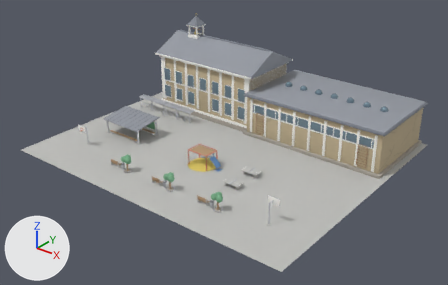
The glTF model models/th42_schulhof.glb, before and after one commit.
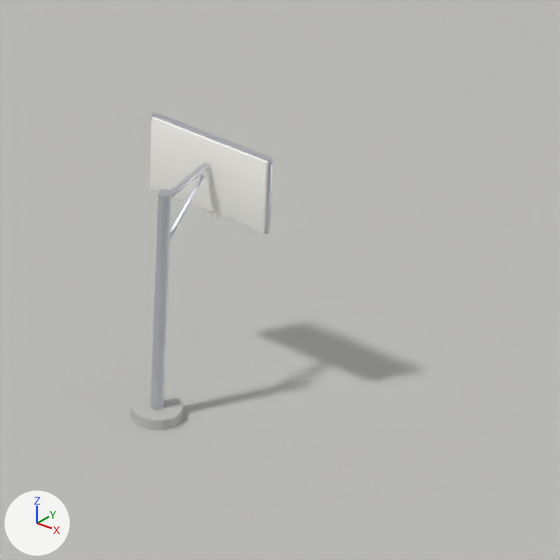
The first picture shows the older version from a camera (50 mm lens) standing at (58.0, -73.0, 46.1) and looking at (1.7, -2.6, 2.4). The close-ups show the older and then the newer version on the part from 57% to 69% of the width and 65% to 84% of the height of that picture. Only the edits that show in the close-ups are written down. Lighting does not change. The marker at lower left points along +X, +Y and +Z. Where no turn or scale is listed for an object, it has been applied to the vertices.
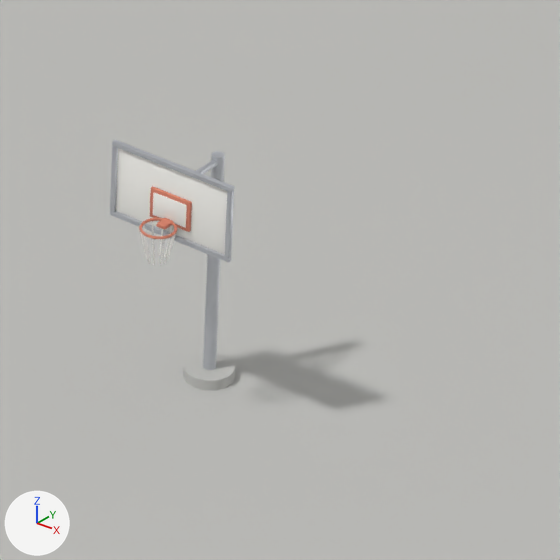
What the commit changed:
Object 'Cylinder.026' (ob_cylinder_026) moves from (19.0, -14.6, 1.7) to (19.0, -13.4, 1.7).
Object 'Cylinder.027' (ob_cylinder_027) moves from (19.0, -14.6, 0.08) to (19.0, -13.4, 0.08).
Object 'Cube.462' (ob_cube_462) moves from (19.0, -13.6, 3.2) to (19.0, -14.4, 3.2).
Object 'Cube.463' (ob_cube_463) moves from (19.0, -13.56, 3.72) to (19.0, -14.44, 3.72).
Object 'Cube.464' (ob_cube_464) moves from (19.0, -13.56, 2.68) to (19.0, -14.44, 2.68).
Object 'Cube.465' (ob_cube_465) moves from (19.9, -13.56, 3.2) to (19.9, -14.44, 3.2).
Object 'Cube.466' (ob_cube_466) moves from (18.1, -13.56, 3.2) to (18.1, -14.44, 3.2).
Object 'Cube.467' (ob_cube_467) moves from (19.0, -13.55, 3.08) to (19.0, -14.45, 3.08).
Object 'Cube.468' (ob_cube_468) moves from (19.0, -13.54, 3.08) to (19.0, -14.46, 3.08).
Object 'Cube.469' (ob_cube_469) moves from (19.0, -13.48, 2.92) to (19.0, -14.52, 2.92).

Pixel boxes (x1, y1, x2, y2) of what changed, in the close-ups (560 x 560 px):
'Cube.462', moved: before (149, 117, 268, 232); after (116, 148, 227, 255)
'Cylinder.026', moved: before (150, 189, 171, 410); after (203, 151, 225, 370)
'Cylinder.027', moved: before (130, 392, 183, 430); after (183, 353, 235, 390)
'Cube.463', moved: before (151, 112, 273, 164); after (112, 140, 234, 192)
'Cube.468', moved (not visible before): after (153, 192, 187, 228)
'Cube.465', moved: before (266, 163, 273, 229); after (225, 191, 234, 258)
'Cube.464', moved: before (215, 213, 270, 234); after (110, 210, 231, 262)
'Cube.467', moved (not visible before): after (150, 186, 192, 232)
'Cube.466', moved (mostly hidden before): before (149, 119, 152, 176); after (110, 146, 118, 212)
'Cube.469', moved (not visible before): after (156, 218, 173, 230)
